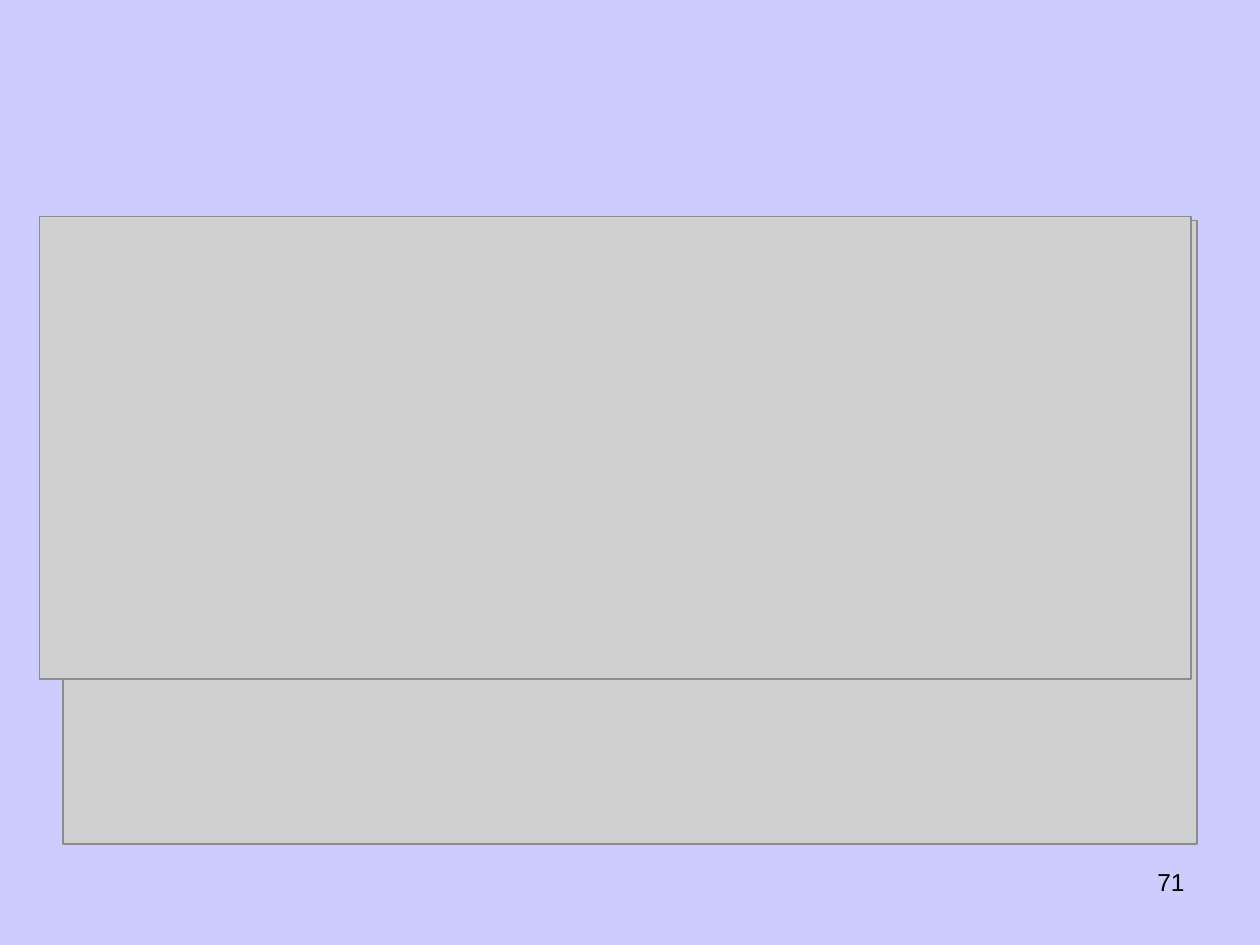
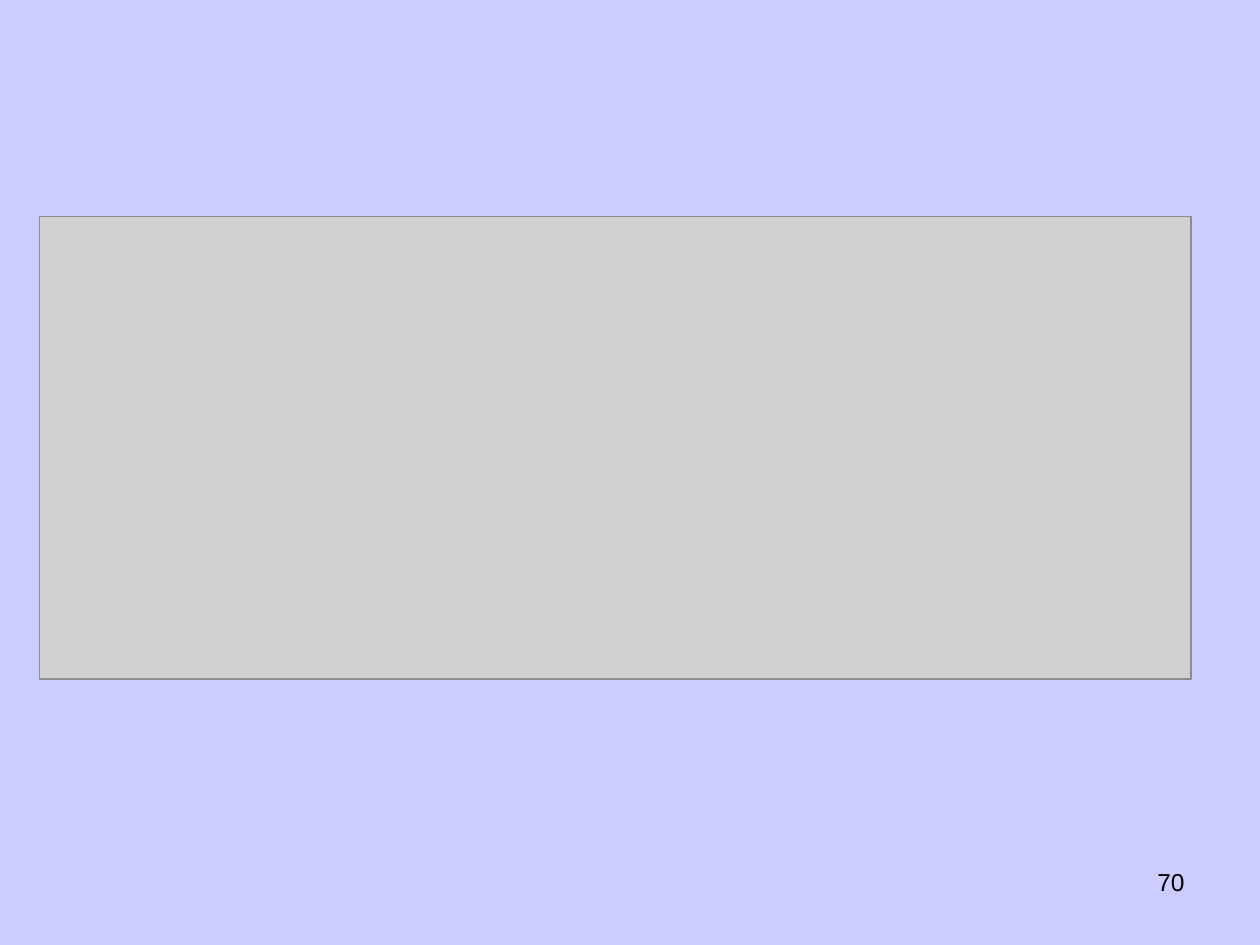
Before and after one commit to dhndzwxj/Teaching_assistant, a slide deck: slide 70 of 宏观原理课件/第8章 经济增长新.ppt (slide 71 before the commit). Drawn at 1260x945 pixels with LibreOffice and Linux fonts; fonts in the diff are those of the drawing; grey boxes stand for pictures. Boxes give left, top, right and bottom in pixels: in the first picture for what was removed or moved away, otherwise in the second. Text is boxed around its words. In the diff, an @@ line names an element or a change of style, - is before the commit and + after.

```diff
--- a/宏观原理课件/第8章 经济增长新.ppt
+++ b/宏观原理课件/第8章 经济增长新.ppt
@@ picture removed at [63,220,1197,844] @@
@@ page number at [1157,874,1184,892]: text changed @@
-71
+70
```
Also in this commit, not shown: 6 other slides changed, 4 slides added, 2 slides removed.
